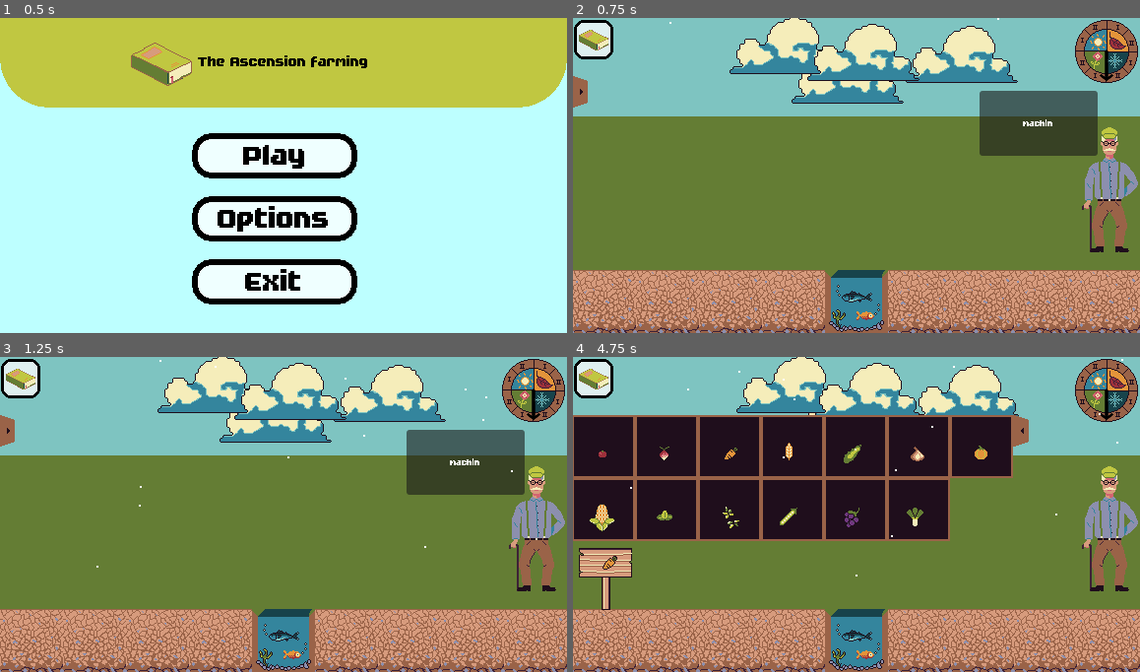
Above: before the commit, frames 1-4 (two rows, left to right).
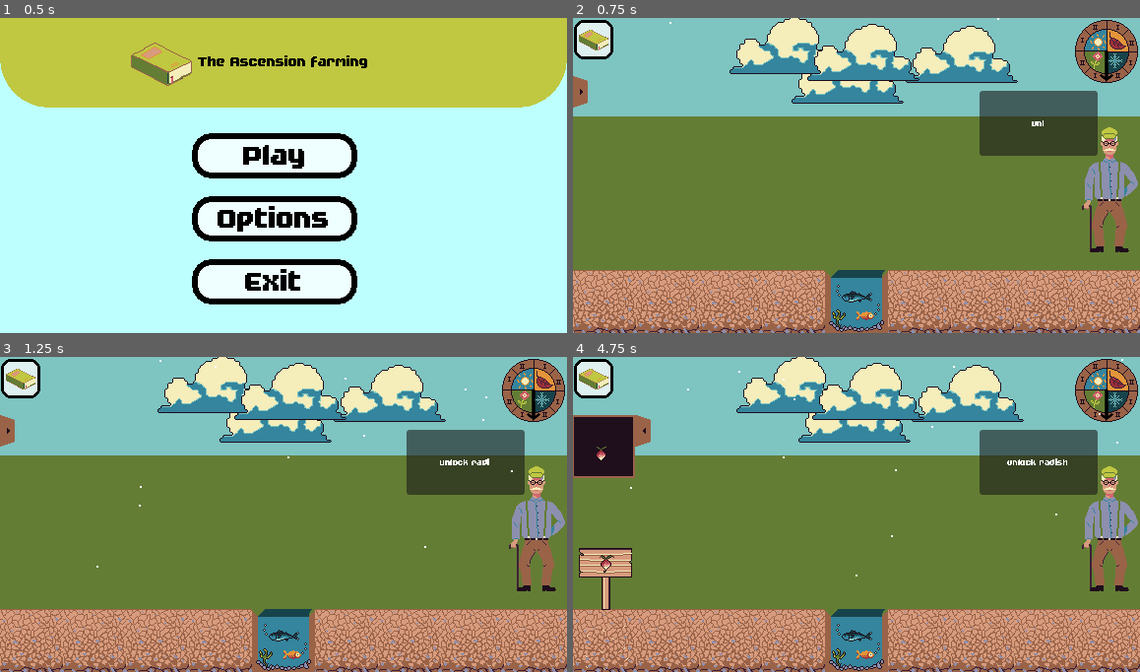
Above: after the commit, the same moments.

Repository: JustAlternate/Regenerative_Game_Jam
Game: Godot game, scene res://Scenes/menu.tscn
Same seed, same stepped clock (60 frames per second), same inputs: the game is played once before the commit and once after it.
Inputs (mouse positions are in pixels of both pictures, inside the frame that each line leads up to):
- Up to frame 1 (0.5 s): no input
- Up to frame 2 (0.75 s): click "Play" at 0.5 s
- Up to frame 3 (1.25 s): no input
- Up to frame 4 (4.75 s): click (590, 429) at 1.25 s; click "tomatoes" (after the commit: "radish") at 2 s; click "radish" at 2.75 s; click "carrot" (after the commit: "radish") at 3.5 s; click (607, 621) at 4.27 s

Frame 1 is identical in both runs. In frame 2, less than 0.1% of the frame differs, in the area x 79-85%, y 32-35%; in frame 3, less than 0.1%; in frame 4, 30%, in the area x 0-93%, y 18-100%.

Commit message:
grandpere et home et drawer

Diff:
--- a/Scenes/dialogue_grand_pere.tscn
+++ b/Scenes/dialogue_grand_pere.tscn
@@ -1,12 +1,11 @@
-[gd_scene load_steps=9 format=3 uid="uid://du2q4bvo17ea"]
+[gd_scene load_steps=8 format=3 uid="uid://du2q4bvo17ea"]
 
 [ext_resource type="Script" path="res://Scripts/dialogue_grand_pere.gd" id="1_5a700"]
-[ext_resource type="Texture2D" uid="uid://ewqqn58d2kfq" path="res://Assets/sprites/vieux_fou.png" id="2_uole0"]
-[ext_resource type="FontFile" uid="uid://btnbktdas72q5" path="res://fonts/FutilePro.ttf" id="3_j6ie8"]
-[ext_resource type="PackedScene" uid="uid://b05j16p7wwoul" path="res://Scenes/sound_pool.tscn" id="4_tce1e"]
-[ext_resource type="AudioStream" uid="uid://2ust1lwjbuqv" path="res://Assets/sfx/grandpa/grandpa1.wav" id="5_2k5xx"]
-[ext_resource type="AudioStream" uid="uid://c0ocifeybi7lq" path="res://Assets/sfx/grandpa/grandpa2.wav" id="6_86aom"]
-[ext_resource type="PackedScene" uid="uid://do6kg650xnlrx" path="res://Scenes/button_for_grandpa.tscn" id="7_3caav"]
+[ext_resource type="Texture2D" uid="uid://cvwqs7osof5vw" path="res://Assets/sprites/vieux_fou.png" id="2_uole0"]
+[ext_resource type="FontFile" uid="uid://0bfdvx78rhbh" path="res://fonts/FutilePro.ttf" id="3_j6ie8"]
+[ext_resource type="PackedScene" path="res://Scenes/sound_pool.tscn" id="4_tce1e"]
+[ext_resource type="AudioStream" uid="uid://blfejlquw22a4" path="res://Assets/sfx/grandpa/grandpa1.wav" id="5_2k5xx"]
+[ext_resource type="AudioStream" uid="uid://6eowc6smsx3x" path="res://Assets/sfx/grandpa/grandpa2.wav" id="6_86aom"]
 
 [sub_resource type="LabelSettings" id="LabelSettings_imwlg"]
 line_spacing = 1.0
@@ -22,50 +21,12 @@
 offset_top = -32.0
 offset_right = -29.0
 offset_bottom = 64.0
+horizontal_scroll_mode = 0
 
 [node name="VBoxContainer" type="VBoxContainer" parent="RichTextLabel"]
 layout_mode = 2
 size_flags_horizontal = 8
-alignment = 2
-
-[node name="Button_for_grandpa" parent="RichTextLabel/VBoxContainer" instance=ExtResource("7_3caav")]
-layout_mode = 2
-text = "Rain"
-texte = "rain"
-
-[node name="Button_for_grandpa2" parent="RichTextLabel/VBoxContainer" instance=ExtResource("7_3caav")]
-layout_mode = 2
-text = "Rain"
-texte = "rain"
-
-[node name="Button_for_grandpa3" parent="RichTextLabel/VBoxContainer" instance=ExtResource("7_3caav")]
-layout_mode = 2
-text = "Sunlight"
-texte = "sun"
-
-[node name="Button_for_grandpa4" parent="RichTextLabel/VBoxContainer" instance=ExtResource("7_3caav")]
-visible = false
-layout_mode = 2
-text = "Sunlight"
-texte = "sun"
-
-[node name="Button_for_grandpa5" parent="RichTextLabel/VBoxContainer" instance=ExtResource("7_3caav")]
-visible = false
-layout_mode = 2
-text = "Sunlight"
-texte = "sun"
-
-[node name="Button_for_grandpa6" parent="RichTextLabel/VBoxContainer" instance=ExtResource("7_3caav")]
-visible = false
-layout_mode = 2
-text = "Sunlight"
-texte = "sun"
-
-[node name="Button_for_grandpa7" parent="RichTextLabel/VBoxContainer" instance=ExtResource("7_3caav")]
-visible = false
-layout_mode = 2
-text = "Sunlight"
-texte = "sun"
+size_flags_vertical = 3
 
 [node name="Sprite2D" type="Sprite2D" parent="."]
 texture_filter = 1
@@ -96,11 +57,3 @@
 
 [node name="AudioStreamPlayer2" type="AudioStreamPlayer" parent="GrandpaSFX"]
 stream = ExtResource("6_86aom")
-
-[connection signal="button_activated" from="RichTextLabel/VBoxContainer/Button_for_grandpa" to="." method="_on_button_for_grandpa_button_activated"]
-[connection signal="button_activated" from="RichTextLabel/VBoxContainer/Button_for_grandpa2" to="." method="_on_button_for_grandpa_button_activated"]
-[connection signal="button_activated" from="RichTextLabel/VBoxContainer/Button_for_grandpa3" to="." method="_on_button_for_grandpa_button_activated"]
-[connection signal="button_activated" from="RichTextLabel/VBoxContainer/Button_for_grandpa4" to="." method="_on_button_for_grandpa_button_activated"]
-[connection signal="button_activated" from="RichTextLabel/VBoxContainer/Button_for_grandpa5" to="." method="_on_button_for_grandpa_button_activated"]
-[connection signal="button_activated" from="RichTextLabel/VBoxContainer/Button_for_grandpa6" to="." method="_on_button_for_grandpa_button_activated"]
-[connection signal="button_activated" from="RichTextLabel/VBoxContainer/Button_for_grandpa7" to="." method="_on_button_for_grandpa_button_activated"]
--- a/Scenes/home.tscn
+++ b/Scenes/home.tscn
@@ -38,7 +38,7 @@
 
 [node name="Dialogue_grand_pere" parent="Game" instance=ExtResource("2_005re")]
 position = Vector2(546, 174)
-text = "Yo bento"
+text = ""
 
 [node name="plant_spot_container" type="Node2D" parent="Game"]
 
--- a/Scenes/seed_container.tscn
+++ b/Scenes/seed_container.tscn
@@ -26,6 +26,7 @@
 seed_name = "carrot"
 
 [node name="SeedNumberLabel" type="Label" parent="."]
+layout_mode = 0
 offset_left = 3.0
 offset_top = 2.0
 offset_right = 63.0
@@ -36,6 +37,7 @@
 autowrap_mode = 3
 
 [node name="Label" type="Label" parent="."]
+layout_mode = 0
 offset_left = 3.0
 offset_top = 56.0
 offset_right = 153.0
--- a/Scenes/seed_drawer.tscn
+++ b/Scenes/seed_drawer.tscn
@@ -39,6 +39,7 @@
 theme_override_constants/v_separation = 0
 
 [node name="Container_tomatoes" parent="HBoxContainer/GridContainer" instance=ExtResource("2_ck28v")]
+visible = false
 layout_mode = 2
 Seed_Texture = ExtResource("3_lfjpa")
 seed_name = "tomatoes"
@@ -51,65 +52,76 @@
 activated = true
 
 [node name="Container_carrot" parent="HBoxContainer/GridContainer" instance=ExtResource("2_ck28v")]
+visible = false
 layout_mode = 2
 Seed_Texture = ExtResource("5_lsr2i")
 activated = true
 
 [node name="Container_wheat" parent="HBoxContainer/GridContainer" instance=ExtResource("2_ck28v")]
+visible = false
 layout_mode = 2
 Seed_Texture = ExtResource("6_5c1sn")
 seed_name = "wheat"
 activated = true
 
 [node name="Container_zucchini" parent="HBoxContainer/GridContainer" instance=ExtResource("2_ck28v")]
+visible = false
 layout_mode = 2
 Seed_Texture = ExtResource("7_mv0fx")
 seed_name = "zucchini"
 activated = true
 
 [node name="Container_ail" parent="HBoxContainer/GridContainer" instance=ExtResource("2_ck28v")]
+visible = false
 layout_mode = 2
 Seed_Texture = ExtResource("8_vguxo")
 seed_name = "ail"
 activated = true
 
 [node name="Container_pumpkin" parent="HBoxContainer/GridContainer" instance=ExtResource("2_ck28v")]
+visible = false
 layout_mode = 2
 Seed_Texture = ExtResource("9_6qvmy")
 seed_name = "pumpkin"
 activated = true
 
 [node name="Container_corn" parent="HBoxContainer/GridContainer" instance=ExtResource("2_ck28v")]
+visible = false
 layout_mode = 2
 Seed_Texture = ExtResource("10_ginfl")
 seed_name = "corn"
 activated = true
 
 [node name="Container_mint" parent="HBoxContainer/GridContainer" instance=ExtResource("2_ck28v")]
+visible = false
 layout_mode = 2
 Seed_Texture = ExtResource("11_5is7y")
 seed_name = "mint"
 activated = true
 
 [node name="Container_thym" parent="HBoxContainer/GridContainer" instance=ExtResource("2_ck28v")]
+visible = false
 layout_mode = 2
 Seed_Texture = ExtResource("12_svm74")
 seed_name = "thym"
 activated = true
 
 [node name="Container_pea" parent="HBoxContainer/GridContainer" instance=ExtResource("2_ck28v")]
+visible = false
 layout_mode = 2
 Seed_Texture = ExtResource("13_d4g0b")
 seed_name = "pea"
 activated = true
 
 [node name="Container_vine" parent="HBoxContainer/GridContainer" instance=ExtResource("2_ck28v")]
+visible = false
 layout_mode = 2
 Seed_Texture = ExtResource("14_hmlxu")
 seed_name = "vine"
 activated = true
 
 [node name="Container_leek" parent="HBoxContainer/GridContainer" instance=ExtResource("2_ck28v")]
+visible = false
 layout_mode = 2
 Seed_Texture = ExtResource("15_i7x0d")
 seed_name = "leek"
--- a/Scripts/button_for_grandpa.gd
+++ b/Scripts/button_for_grandpa.gd
@@ -1,7 +1,7 @@
 extends Button
 
 signal button_activated(texte_name:String)
-@export var texte = ""
+@export var texte:String
 
 # Called when the node enters the scene tree for the first time.
 func _ready():
@@ -11,6 +11,5 @@
 func _process(delta):
 	pass
 
-
 func _on_pressed():
 	button_activated.emit(texte)
--- a/Scripts/dialogue_grand_pere.gd
+++ b/Scripts/dialogue_grand_pere.gd
@@ -4,33 +4,52 @@
 @export var hauteur_bulle_texte:int
 @export var text = "Grosse murge"
 @export var taille_police:int
-@export var time_betwen_carac:float = 0.03
-@export var time_betwen_dialogue:float = 5
+@export var time_betwen_carac:float = 0.05
+@export var time_betwen_dialogue:float = 3
+@export var time_after_dialogue:float = 4
 var Talking:bool = false
 
-var dialogue_queue = ["rain"] #liste des dialogues à dire(key du dico_dialogue)
-
-var dialogue_progress:int #nombre de caractères écrits
-var dialogue_section:int = 0
-@export var dialogue_unlocked = 1
 var dico_dialogue = {
-	"rain":[true,["machin","machin2"]],
-	"sun":[true,["truc","truc2"]],
-	"radish_recolte":[true,["Well done harvesting those radishes!", "Here, you can try planting these peas."]],
-	"tomato_unlock":[true,["Take these tomato seeds.", "Now is the perfect time to plant them!"]],
-	"wheat_leek_unlock":[true,"I found new seeds, you can have them!"],
-	"pumpkin_unlock":[true,"Now's the right time to plant pumpkins!", "Plant these so we will have some for next Halloween!"],
-	"zucchini_unlock":[true,"Here, take these zucchini seeds.", "Zucchinis don't grow well with rain, so be careful!"]
-
+	"Rain":[true,["The rain make your soil watered."]],
+	"Sunlight":[true,["The sun dry your soil.","Be carefull when planting for summer"]],
+	"Nutirment":[true,["Worms make your soil richer for certain crop to grow."]],
+	"radish_unlock":[false,["unlock radish"]],
+	"radish_recolte":[false,["Well done harvesting those radishes!", "Here, you can try planting these peas."]],
+	"tomato_unlock":[false,["Take these tomato seeds.", "Now is the perfect time to plant them!"]],
+	"wheat_leek_unlock":[false,"I found new seeds, you can have them!"],
+	"pumpkin_unlock":[false,"Now's the right time to plant pumpkins!", "Plant these so we will have some for next Halloween!"],
+	"zucchini_unlock":[false,"Here, take these zucchini seeds.", "Zucchinis don't grow well with rain, so be careful!"]
 }
 
+func _on_button_for_grandpa_button_activated(texte_name):
+	if not(Talking):
+		grandpa_talk(texte_name)
+
+func maj_buttons():
+
+	for elem in $RichTextLabel/VBoxContainer.get_children():
+		elem.free()
+
+
+	var button_scene = load("res://Scenes/button_for_grandpa.tscn")
+	for dialogue_name in dico_dialogue:
+		if dico_dialogue[dialogue_name][0]:
+			var dialogue_button_instance = button_scene.instantiate()
+			dialogue_button_instance.name = ("button_" + dialogue_name)
+			dialogue_button_instance.texte = dialogue_name
+			dialogue_button_instance.text = dialogue_name
+			dialogue_button_instance.button_activated.connect(_on_button_for_grandpa_button_activated)
+			$RichTextLabel/VBoxContainer.add_child(dialogue_button_instance)
+
+
 func _ready():
-	show_buttons(dialogue_unlocked)
-	grandpa_talk("rain")
+	maj_buttons()
+	show_buttons()
+	grandpa_talk("radish_unlock")
 
-func show_buttons(nbr_buttons):
-	for i in range(nbr_buttons):
-		$RichTextLabel/VBoxContainer.get_child(i).visible = true
+func show_buttons():
+	for child in $RichTextLabel/VBoxContainer.get_children():
+		child.visible = true
 
 func writing_text(text):
 	$Panel/Label.text = ""
@@ -46,14 +65,15 @@
 	for i in range(len(dico_dialogue[text][1])):
 		$GrandpaSFX/AudioStreamPlayer.play()
 		writing_text(dico_dialogue[text][1][i])
-		await get_tree().create_timer(2.0).timeout
+		await get_tree().create_timer(time_betwen_dialogue).timeout
+
+
+	await get_tree().create_timer(time_after_dialogue).timeout
 
 	Talking = false
 	$Panel.visible = false
 
-func _on_button_for_grandpa_button_activated(texte_name):
-	if not(Talking):
-		grandpa_talk(texte_name)
+
 
 func _process(delta):
 	if ($RichTextLabel.position.x <= get_local_mouse_position()[0] and get_local_mouse_position()[0] <=  $RichTextLabel.po …(185 unchanged characters)…
Not shown: 1 places in Scenes/seed_drawer.tscn that only renumber resources
